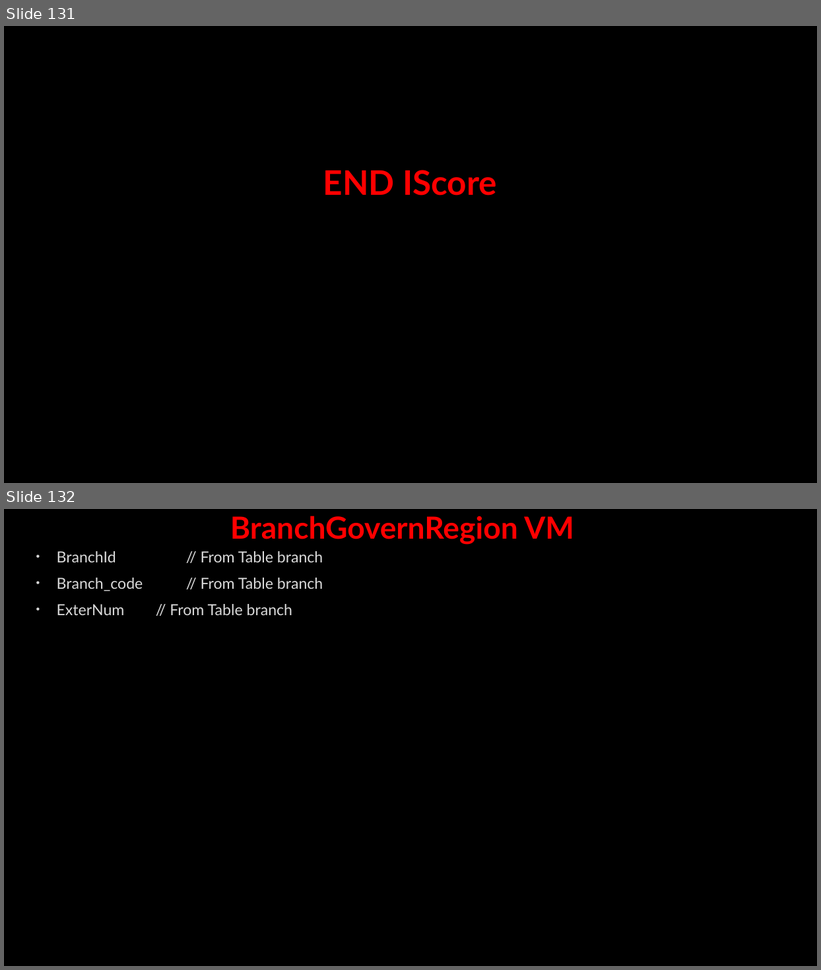
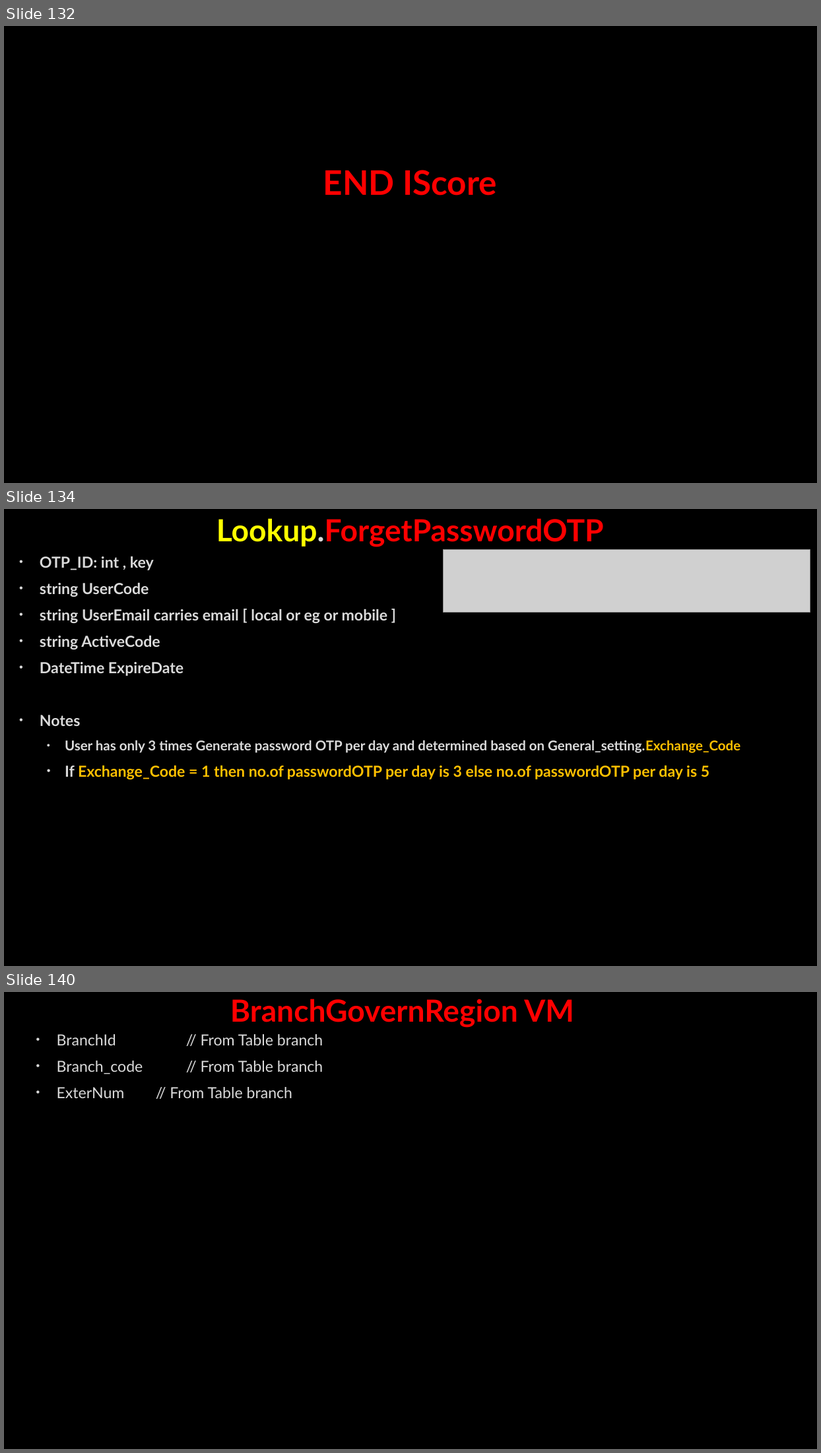
Before and after one commit to AhmedMohamedSamir1/Summary, a slide deck: Dot Net/Business.pptx. Shown one above the other, each under a label of ours: slides 131 and 132 before the commit, slides 132, 134 and 140 after it; the slides between them are not shown. The pictures are 821x970 and 821x1453 pixels, drawn with LibreOffice and Linux fonts; fonts in the diff are those of the drawing; grey boxes stand for pictures; background and template pictures are left out. Boxes give left, top, right and bottom in pixels: in the first picture for what was removed or moved away, otherwise in the second. Text is boxed around its words. In the diff, an @@ line names an element or a change of style, - is before the commit and + after.

```diff
--- a/Dot Net/Business.pptx
+++ b/Dot Net/Business.pptx
@@ slide 134 added at [4,509,817,966], background picture (left out) @@
@@ title added at [217,518,604,547], 36 pt, text #FF0000, bold @@
+Lookup.ForgetPasswordOTP
@@ text added at [40,557,741,780], 18 pt, text #DADADA, bold @@
+• OTP_ID: int , key
+• string UserCode
+• string UserEmail carries email [ local or eg or mobile ]
+• string ActiveCode
+• DateTime ExpireDate
+• Notes
+  • User has only 3 times Generate password OTP per day and determined based on General_setting.Exchange_Code
+  • If Exchange_Code = 1 then no.of passwordOTP per day is 3 else no.of passwordOTP per day is 5
@@ picture added at [444,550,811,613] @@
@@ what was slide 131 is now slide 132 @@
@@ what was slide 132 is now slide 140 @@
```
Also in this commit, not shown: 13 slides changed, 9 other slides added, 1 slide removed, 2 other files.
